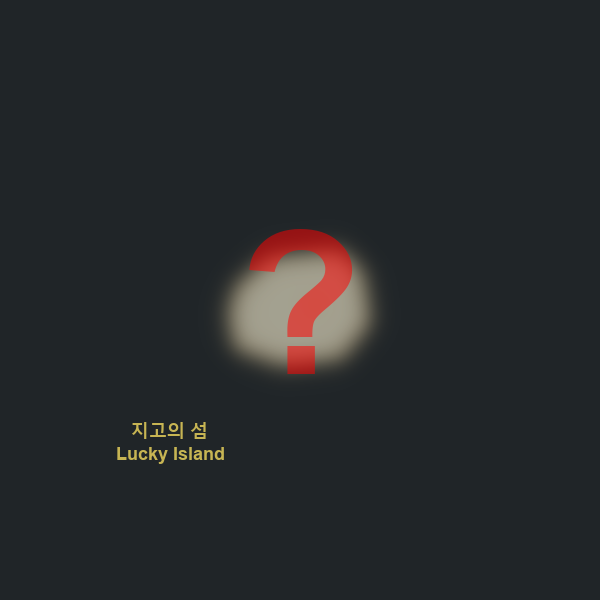
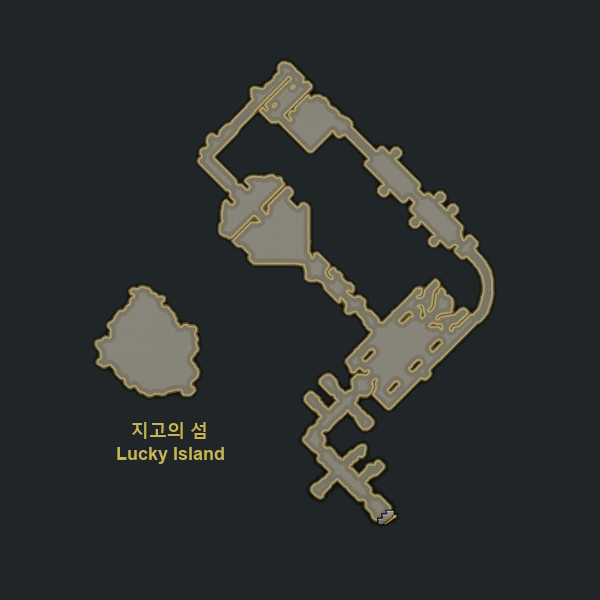
Layered file, before and after one edit (600 × 600). Changes by layer:
renamed "?" to "Lucky Island.jpg", opacity 52% → 100%, painted on it over [12, 56, 598, 534]
removed layer "Small Lucky Island.jpg" over [182, 203, 416, 413]
